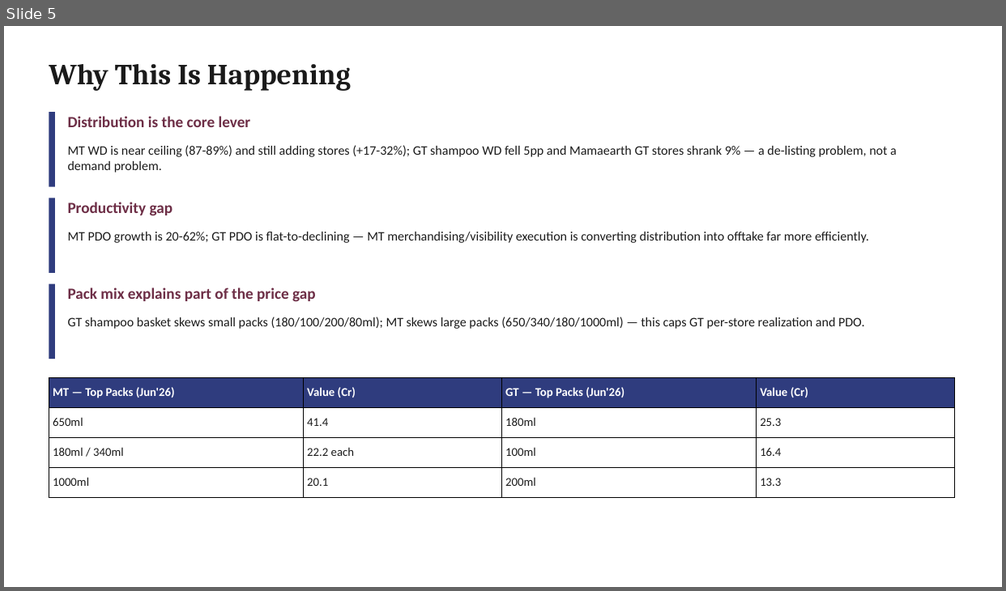
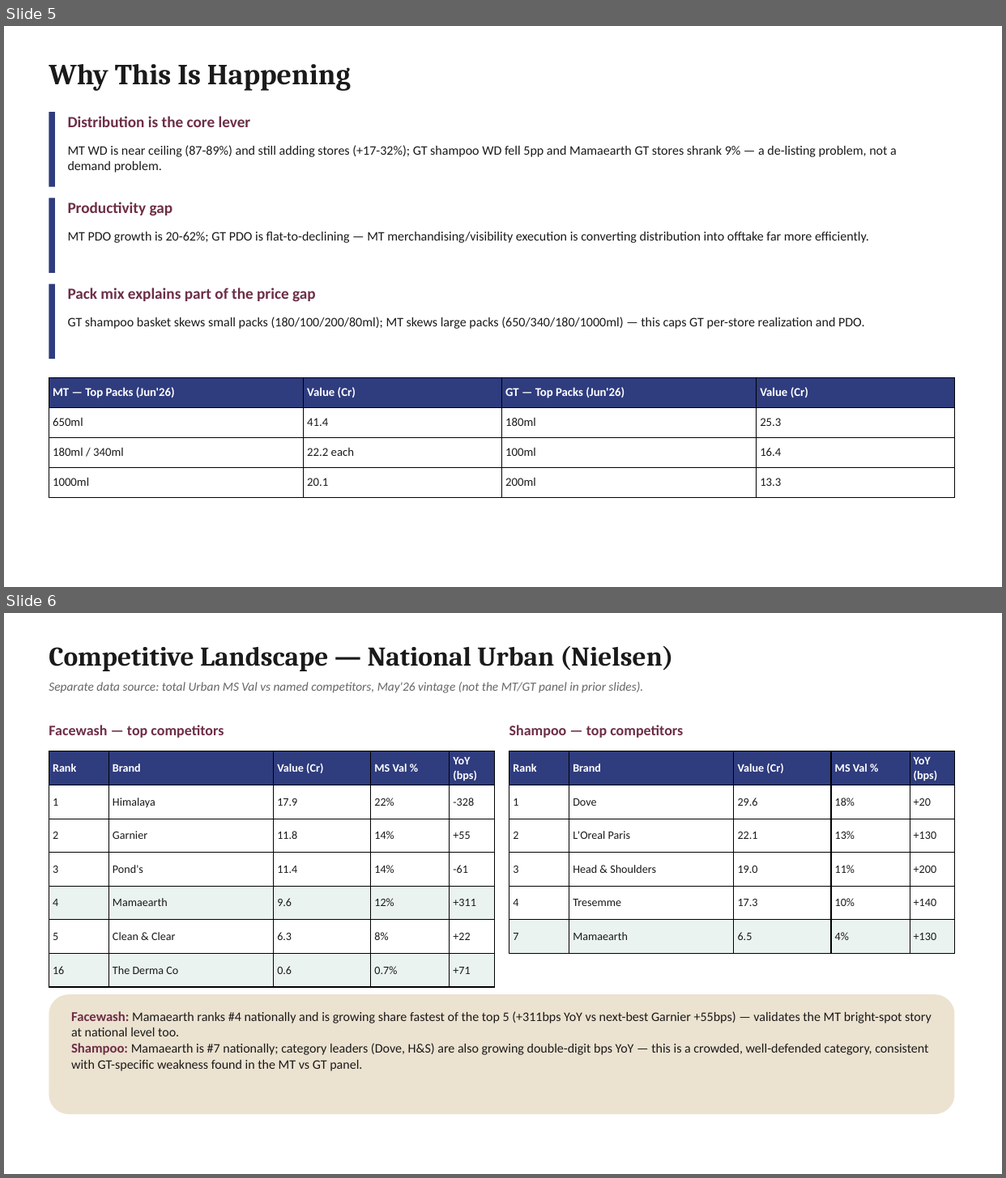
Before and after one commit to aswalsheshant-cell/mt-dashboard, a slide deck: reports/MT_vs_GT_Deep_Dive.pptx. Shown one above the other, each under a label of ours: slide 5 before the commit, slides 5 and 6 after it. The pictures are 1006x591 and 1006x1178 pixels, drawn with LibreOffice and Linux fonts; fonts in the diff are those of the drawing. Boxes give left, top, right and bottom in pixels: in the first picture for what was removed or moved away, otherwise in the second. Text is boxed around its words. In the diff, an @@ line names an element or a change of style, - is before the commit and + after.

```diff
--- a/reports/MT_vs_GT_Deep_Dive.pptx
+++ b/reports/MT_vs_GT_Deep_Dive.pptx
@@ slide 6 added at (x1=4, y1=613, x2=1002, y2=1174), background #FFFFFF @@
@@ text added at (x1=49, y1=646, x2=674, y2=671), 26 pt, text #1A1A1A, bold @@
+Competitive Landscape — National Urban (Nielsen)
@@ text added at (x1=49, y1=682, x2=643, y2=693), 12 pt, text #666666, italic @@
+Separate data source: total Urban MS Val vs named competitors, May'26 vintage (not the MT/GT panel in prior slides).
@@ text added at (x1=49, y1=725, x2=224, y2=738), 14 pt, text #6D2E46, bold @@
+Facewash — top competitors
@@ text added at (x1=509, y1=725, x2=683, y2=738), 14 pt, text #6D2E46, bold @@
+Shampoo — top competitors
@@ table added at (x1=49, y1=752, x2=494, y2=987), 7 rows, 5 columns @@
+Rank | Brand | Value (Cr) | MS Val % | YoY (bps)
+1 | Himalaya | 17.9 | 22% | -328
+2 | Garnier | 11.8 | 14% | +55
+3 | Pond's | 11.4 | 14% | -61
+4 | Mamaearth | 9.6 | 12% | +311
+5 | Clean & Clear | 6.3 | 8% | +22
+16 | The Derma Co | 0.6 | 0.7% | +71
@@ table added at (x1=509, y1=752, x2=955, y2=954), 6 rows, 5 columns @@
+Rank | Brand | Value (Cr) | MS Val % | YoY (bps)
+1 | Dove | 29.6 | 18% | +20
+2 | L'Oreal Paris | 22.1 | 13% | +130
+3 | Head & Shoulders | 19.0 | 11% | +200
+4 | Tresemme | 17.3 | 10% | +140
+7 | Mamaearth | 6.5 | 4% | +130
@@ rounded rectangle added at (x1=49, y1=995, x2=955, y2=1114), fill #ECE2D0 @@
@@ text added at (x1=71, y1=1012, x2=931, y2=1071), 12.5 pt, text #1A1A1A @@
+Facewash: Mamaearth ranks #4 nationally and is growing share fastest of the top 5 (+311bps YoY vs next-best Garnier +55bps) — validates the MT bright-spot story at national level too.
+Shampoo: Mamaearth is #7 nationally; category leaders (Dove, H&S) are also growing double-digit bps YoY — this is a crowded, well-defended category, consistent with GT-specific weakness found in the MT vs GT panel.
```
Also in this commit, not shown: 1 slide changed, 1 other slide added, 2 other files.
